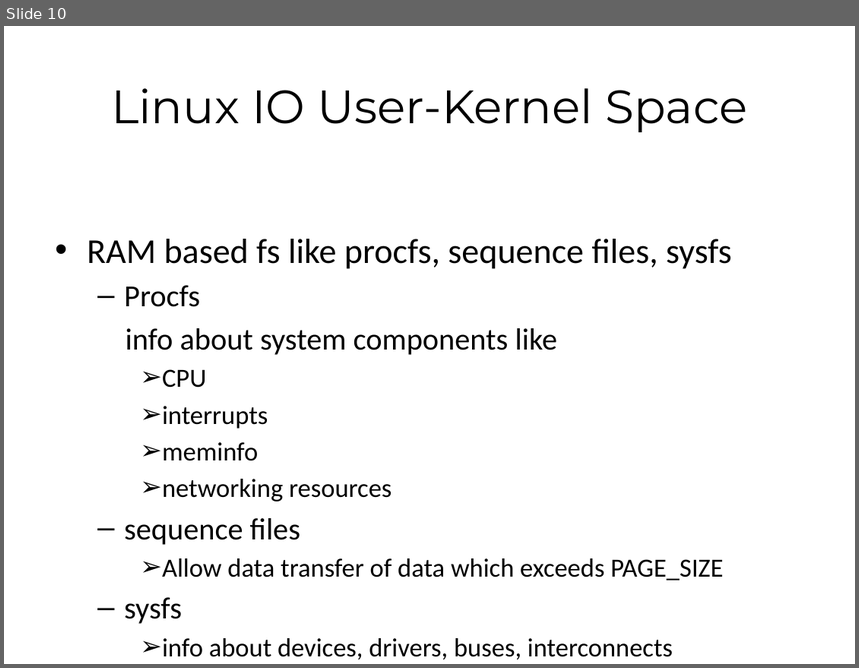
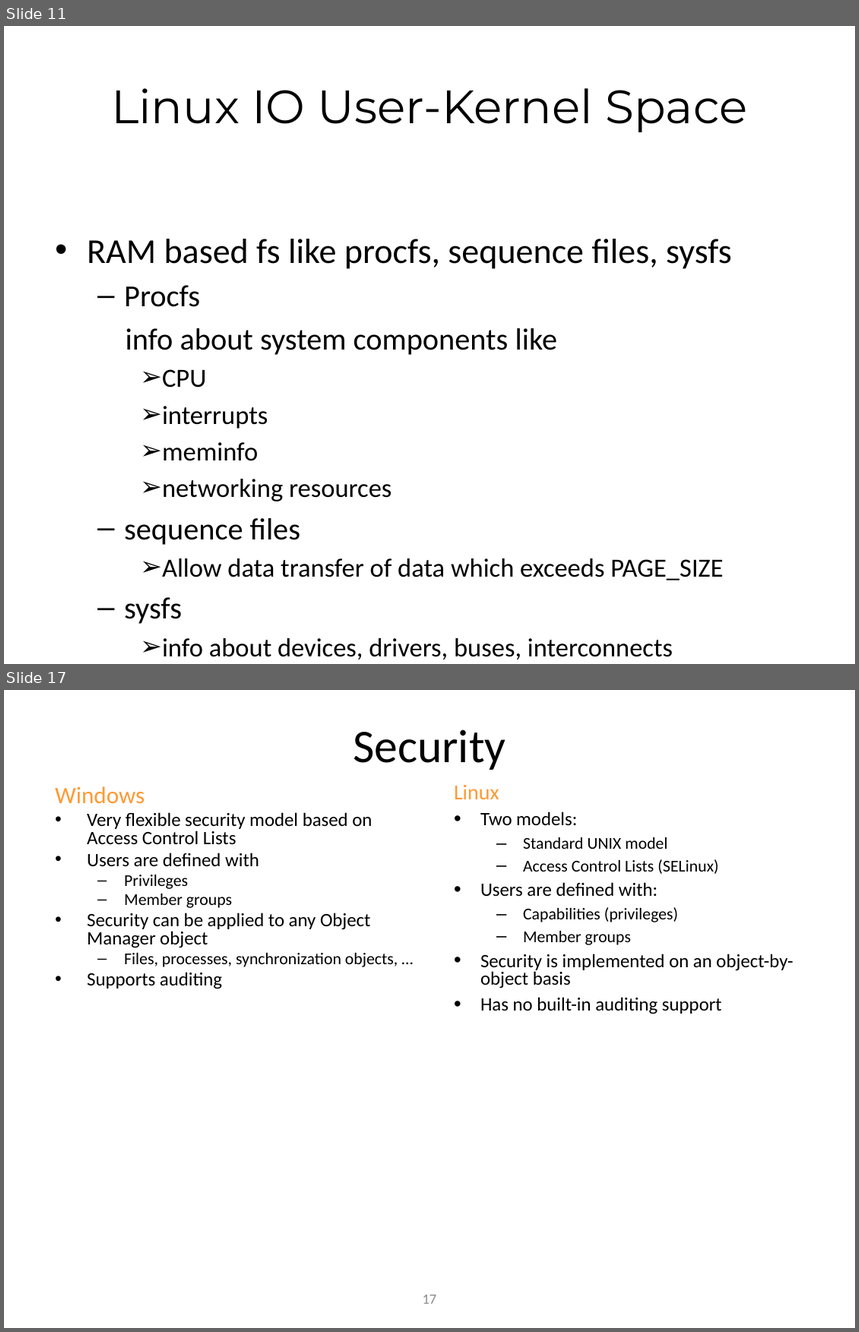
Before and after one commit to shyamrajendran/OS_MPS, a slide deck: 4th_credit/survey.pptx. Shown one above the other, each under a label of ours: slide 10 before the commit, slides 11 and 17 after it; the slides between them are not shown. The pictures are 859x668 and 859x1332 pixels, drawn with LibreOffice and Linux fonts; fonts in the diff are those of the drawing. Boxes give left, top, right and bottom in pixels: in the first picture for what was removed or moved away, otherwise in the second. Text is boxed around its words. In the diff, an @@ line names an element or a change of style, - is before the commit and + after.

```diff
--- a/4th_credit/survey.pptx
+++ b/4th_credit/survey.pptx
@@ slide 17 added at <box>4,690,855,1328</box>, background #FFFFFF @@
@@ title added at <box>353,730,506,770</box>, 39.6 pt, text #000000 @@
+Security
@@ text added at <box>55,787,372,989</box>, 16 pt, text #000000 @@
+Windows
+• Very flexible security model based on Access Control Lists
+• Users are defined with
+  – Privileges
+  – Member groups
+• Security can be applied to any Object Manager object
+  – Files, processes, synchronization objects, …
+• Supports auditing
@@ text added at <box>454,784,793,1015</box>, 16 pt, text #000000 @@
+Linux
+• Two models:
+  – Standard UNIX model
+  – Access Control Lists (SELinux)
+• Users are defined with:
+  – Capabilities (privileges)
+  – Member groups
+• Security is implemented on an object-by-object basis
+• Has no built-in auditing support
@@ page number added at <box>423,1295,437,1304</box>, 12 pt, text #8C8C8C @@
+17
@@ what was slide 10 is now slide 11 @@
```
Also in this commit, not shown: 7 other slides added.
